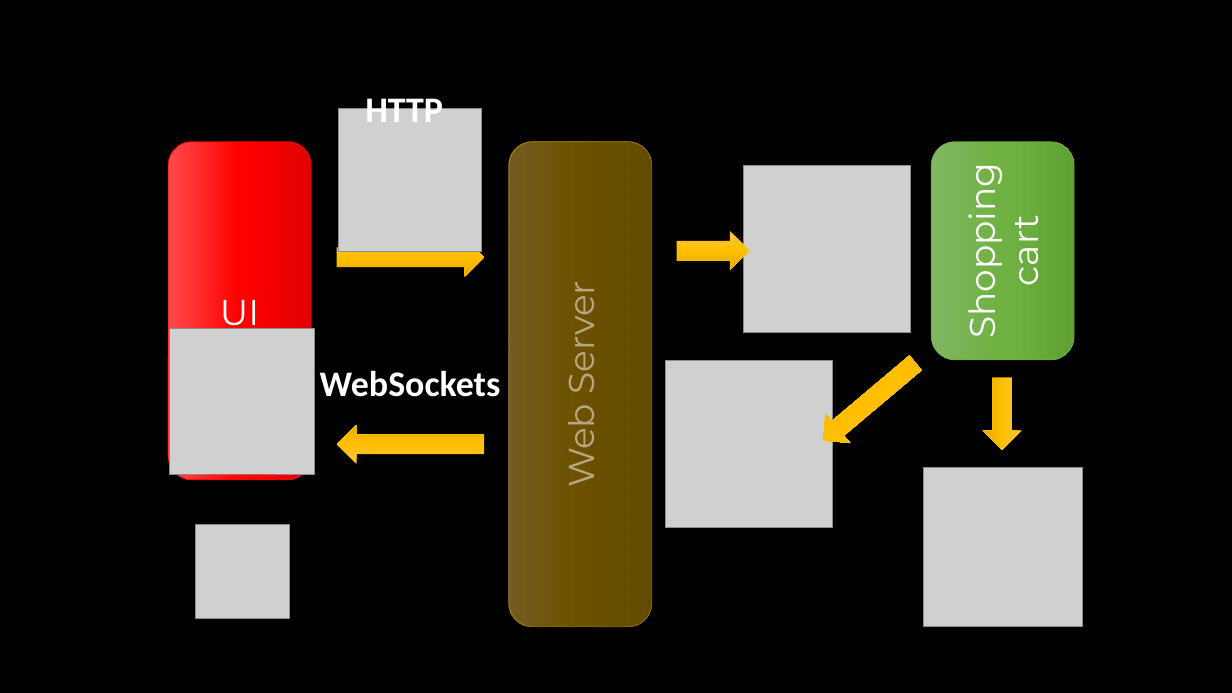
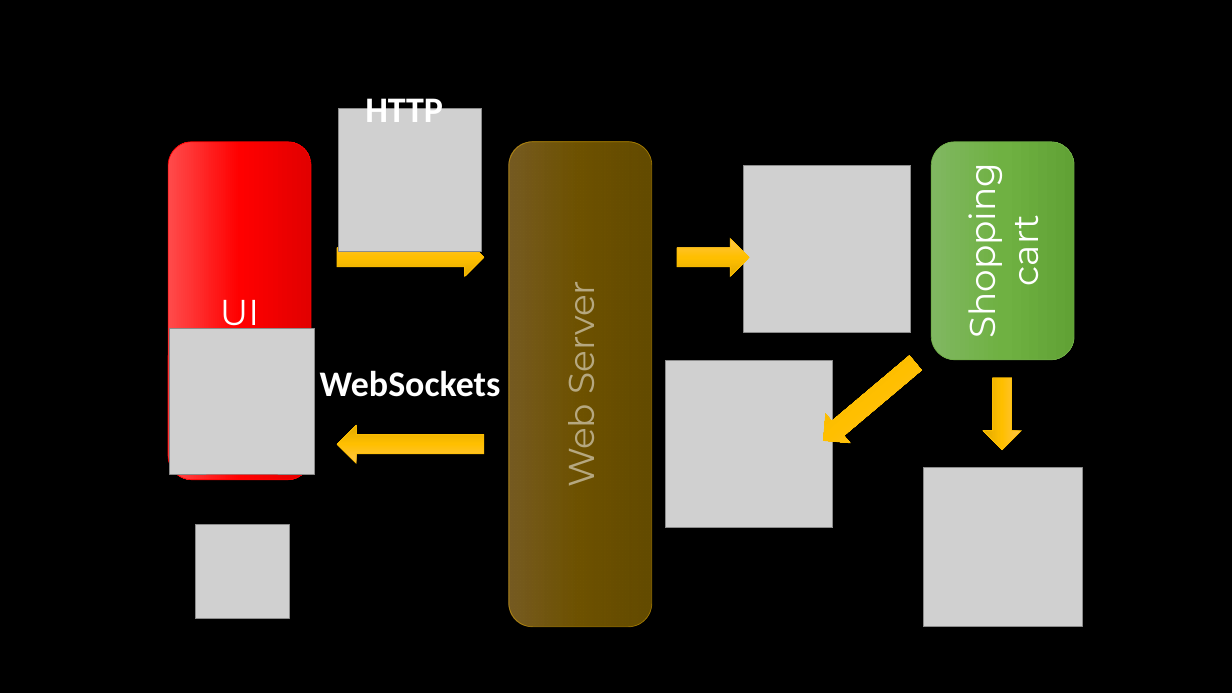
Before and after one commit to SzymonPobiega/DDDPatternsForADistributedSystem, a slide deck: slide 5 of docs/images.pptx. Drawn at 1232x693 pixels with LibreOffice and Linux fonts; fonts in the diff are those of the drawing; grey boxes stand for pictures. Boxes give left, top, right and bottom in pixels: in the first picture for what was removed or moved away, otherwise in the second. Text is boxed around its words. In the diff, an @@ line names an element or a change of style, - is before the commit and + after.

```diff
--- a/docs/images.pptx
+++ b/docs/images.pptx
@@ right arrow: place and size @@
-right arrow at box(677, 232, 750, 270)
+right arrow at box(677, 238, 750, 276)
```
Also in this commit, not shown: 4 other slides changed, 5 slides added, 1 slide removed, 12 other files.
